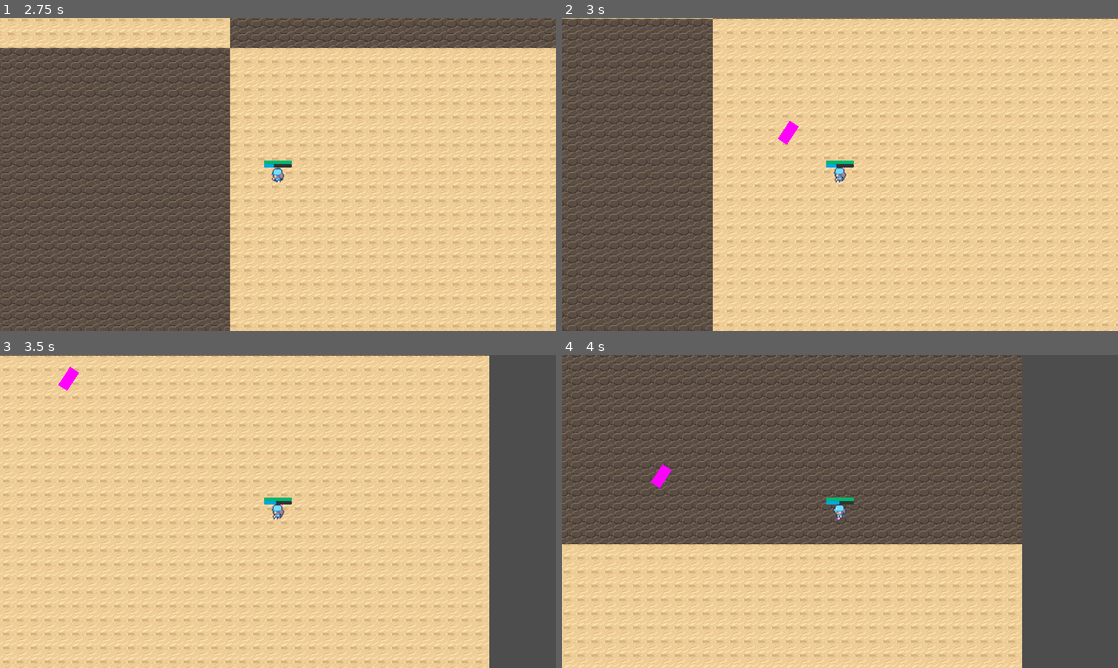
Above: before the commit, frames 1-4 (two rows, left to right).
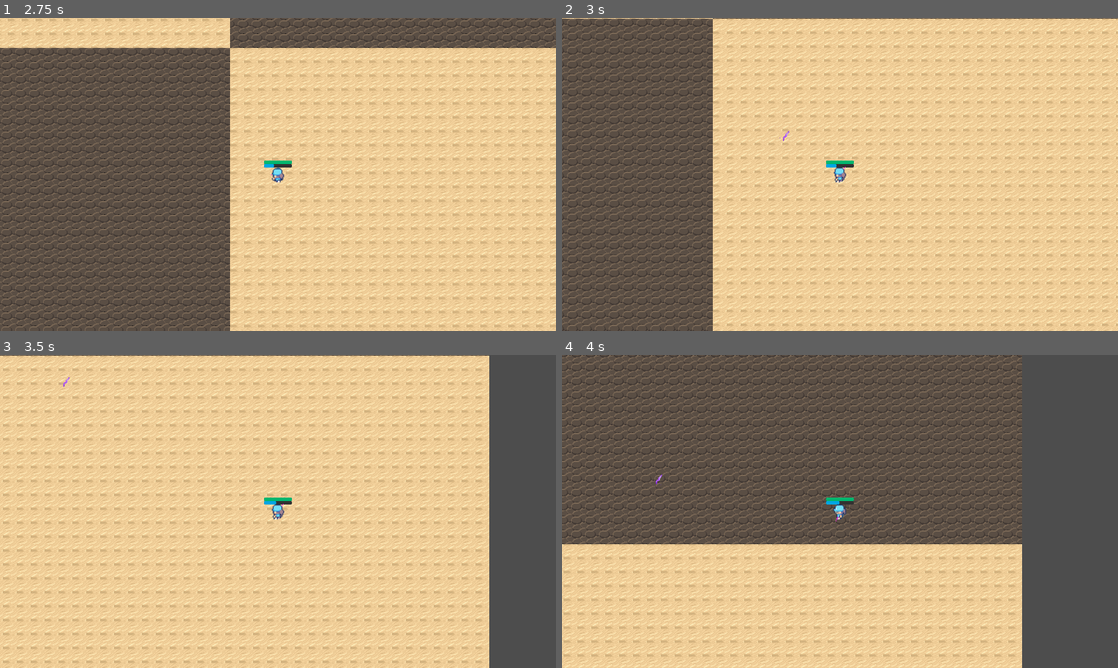
Above: after the commit, the same moments.

Repository: GDTV-Game-Jam-2024/GDTV
Game: Godot game, scene res://Scenes/main_menu.tscn
The game is run twice, just before and just after one commit, with the same random seed, the same clock (stepped at 60 frames per second) and the same inputs. The engine's default icon, where the game draws it, is replaced by a stand-in: a white triangle on a blue panel in a dark square.
Inputs (mouse positions are in pixels of both pictures, inside the frame that each line leads up to):
- Up to frame 1 (2.75 s): click "Play" at 0.5 s; tap Enter at 1.25 s; move the mouse to (400, 158) at 1.27 s; hold Right (ui_right) 1.28-2.03 s; hold Mouse wheel down (scrollDOWN) 1.28-2.03 s; move the mouse to (166, 190) at 2.02 s; hold Down (ui_down) from 2.03 s (still down); tap Mouse wheel up (scrollUP) at 2.1 s
- Up to frame 2 (3 s): move the mouse to (895, 105) at 2.77 s; release Down (ui_down) at 2.78 s; press the mouse at (895, 105) at 2.78 s; hold Right (ui_right) from 2.78 s (still down)
- Up to frame 3 (3.5 s): keep holding Right (ui_right)
- Up to frame 4 (4 s): move the mouse to (812, 574) at 3.52 s; release Right (ui_right) at 3.53 s; release the mouse at (812, 574) at 3.53 s; hold Up (ui_up) from 3.53 s (still down); tap 1 (wand1) at 3.6 s

Frame 1 is identical in both runs. In frame 2, 0.1% of the frame differs, in the area x 38-43%, y 32-41%; in frame 3, 0.1%; in frame 4, 0.1%.

Commit message:
Giant summon, few more weapons added

Diff:
--- /dev/null
+++ b/Scenes/Entities/Giant.tscn
@@ -0,0 +1,27 @@
+[gd_scene load_steps=3 format=3 uid="uid://dfg3k8ngddw5l"]
+
+[ext_resource type="PackedScene" uid="uid://djmvmje8k5mgm" path="res://Scenes/Entities/NPC.tscn" id="1_ryaxm"]
+[ext_resource type="Texture2D" uid="uid://c13kcxnjgqer2" path="res://Sprites/giant.png" id="2_g71sw"]
+
+[node name="NPC" instance=ExtResource("1_ryaxm")]
+statMovementSpeed = 100.0
+meleeAttackDamage = 25
+meleeAttackCooldown = 3.0
+meleeChargeHealthThreshold = 50
+meleeChargeSpeed = 250.0
+State_ATTACK_RANGE = false
+State_ATTACK_RANGE_SMART = false
+
+[node name="Sprite2D" parent="." index="2"]
+visible = true
+scale = Vector2(2, 2)
+texture = ExtResource("2_g71sw")
+
+[node name="CharacterColision" parent="." index="4"]
+scale = Vector2(3, 3)
+
+[node name="CollisionShape2D" parent="MeleeRange" index="0"]
+scale = Vector2(2.5, 2.5)
+
+[node name="RangedRange" parent="." index="7"]
+visible = false
--- a/Scenes/Entities/Goblin.tscn
+++ b/Scenes/Entities/Goblin.tscn
@@ -99,6 +99,55 @@
 "name": &"Walk",
 "speed": 5.0
 }]
+
+[sub_resource type="Animation" id="Animation_dp2g2"]
+resource_name = "Walk_right"
+length = 0.6
+tracks/0/type = "value"
+tracks/0/imported = false
+tracks/0/enabled = true
+tracks/0/path = NodePath("AnimatedSprite2D:animation")
+tracks/0/interp = 1
+tracks/0/loop_wrap = true
+tracks/0/keys = {
+"times": PackedFloat32Array(0),
+"transitions": PackedFloat32Array(1),
+"update": 1,
+"values": [&"Walk"]
+}
+tracks/1/type = "value"
+tracks/1/imported = false
+tracks/1/enabled = true
+tracks/1/path = NodePath("AnimatedSprite2D:frame")
+tracks/1/interp = 1
+tracks/1/loop_wrap = true
+tracks/1/keys = {
+"times": PackedFloat32Array(0, 0.1, 0.2, 0.3, 0.4, 0.5),
+"transitions": PackedFloat32Array(1, 1, 1, 1, 1, 1),
+"update": 1,
+"values": [0, 1, 2, 3, 4, 5]
+}
+
+[sub_resource type="Animation" id="Animation_oo5se"]
+length = 0.001
+tracks/0/type = "value"
+tracks/0/imported = false
+tracks/0/enabled = true
+tracks/0/path = NodePath("AnimatedSprite2D:frame")
+tracks/0/interp = 1
+tracks/0/loop_wrap = true
+tracks/0/keys = {
+"times": PackedFloat32Array(0),
+"transitions": PackedFloat32Array(1),
+"update": 1,
+"values": [0]
+}
+
+[sub_resource type="AnimationLibrary" id="AnimationLibrary_n6oy2"]
+_data = {
+"RESET": SubResource("Animation_oo5se"),
+"Walk_right": SubResource("Animation_dp2g2")
+}
 
 [sub_resource type="SpriteFrames" id="SpriteFrames_k35vg"]
 animations = [{
@@ -243,10 +292,20 @@
 State_ATTACK_MELEE_CHARGE = false
 
 [node name="AnimatedSprite2D" parent="." index="1"]
+visible = true
 sprite_frames = SubResource("SpriteFrames_34m42")
-animation = &"Attack"
+animation = &"Walk"
+
+[node name="AnimationPlayer" parent="." index="3"]
+libraries = {
+"": SubResource("AnimationLibrary_n6oy2")
+}
+
+[node name="RangedRange" parent="." index="7"]
+visible = false
 
 [node name="AnimatedSprite2D2" type="AnimatedSprite2D" parent="." index="10"]
+visible = false
 scale = Vector2(0.5, 0.5)
 sprite_frames = SubResource("SpriteFrames_k35vg")
 animation = &"Walk"
--- a/Scenes/Entities/NPC.tscn
+++ b/Scenes/Entities/NPC.tscn
@@ -6,13 +6,13 @@
 [ext_resource type="Script" path="res://Scripts/AI.gd" id="3_utucg"]
 
 [sub_resource type="CircleShape2D" id="CircleShape2D_yl5l7"]
-radius = 27.0185
+radius = 24.0
 
 [sub_resource type="CircleShape2D" id="CircleShape2D_y0kkt"]
 radius = 700.0
 
 [sub_resource type="CircleShape2D" id="CircleShape2D_qrmbt"]
-radius = 41.4367
+radius = 43.2897
 
 [sub_resource type="CircleShape2D" id="CircleShape2D_rf83c"]
 radius = 424.01
--- /dev/null
+++ b/Scenes/Projectiles/player_basic_wand_projectile.tscn
@@ -0,0 +1,12 @@
+[gd_scene load_steps=3 format=3 uid="uid://c6uesvyoow0ll"]
+
+[ext_resource type="PackedScene" uid="uid://c4gqfcinusn6j" path="res://Scenes/Projectiles/projectile.tscn" id="1_mks33"]
+[ext_resource type="Texture2D" uid="uid://dtt8bueua8h8b" path="res://Sprites/magic_missile.png" id="2_eaiou"]
+
+[node name="Projectile" instance=ExtResource("1_mks33")]
+
+[node name="Sprite2D" parent="." index="0"]
+position = Vector2(-8, 0)
+texture = ExtResource("2_eaiou")
+region_enabled = true
+region_rect = Rect2(128, 0, 32, 32)
--- a/Scenes/Projectiles/projectile.tscn
+++ b/Scenes/Projectiles/projectile.tscn
@@ -6,7 +6,7 @@
 size = Vector2(50, 25)
 
 [sub_resource type="RectangleShape2D" id="RectangleShape2D_yg3sc"]
-size = Vector2(6, 6)
+size = Vector2(10, 8)
 
 [node name="Projectile" type="Node2D"]
 script = ExtResource("1_52qdc")
--- a/Scenes/Weapons/wand_basic.tscn
+++ b/Scenes/Weapons/wand_basic.tscn
@@ -1,9 +1,11 @@
-[gd_scene load_steps=2 format=3 uid="uid://dhqb05n80ug84"]
+[gd_scene load_steps=3 format=3 uid="uid://dhqb05n80ug84"]
 
 [ext_resource type="PackedScene" uid="uid://ohlhdt3pway8" path="res://Scenes/Weapons/weapon.tscn" id="1_0oh2n"]
+[ext_resource type="PackedScene" uid="uid://c6uesvyoow0ll" path="res://Scenes/Projectiles/player_basic_wand_projectile.tscn" id="2_v5sev"]
 
 [node name="WandBasic" instance=ExtResource("1_0oh2n")]
 cooldown = 0.8
 manaCost = 10
 spread = 10
+projectile = ExtResource("2_v5sev")
 team = "Player"
--- a/Scenes/spawn_portal.gd
+++ b/Scenes/spawn_portal.gd
@@ -13,6 +13,7 @@
 
 var goblin : PackedScene = load("res://Scenes/Entities/Goblin.tscn") as PackedScene
 var skeletonArcher : PackedScene = load("res://Scenes/Entities/Skeleton_Archer.tscn") as PackedScene
+var giant : PackedScene = load("res://Scenes/Entities/Giant.tscn") as PackedScene
 
 
 # allows initialization with coordinates
@@ -70,7 +71,7 @@
 			spawnCounter += 2
 			spawn_enemy(skeletonArcher)
 			spawnCounter += 4
-			print("spawning a giant")
+			spawn_enemy(giant)
 			spawnCounter += 10
 
 	# reset spawn_counter
Not shown: 1 places in Scenes/Entities/Goblin.tscn that only renumber resources
Binary file added: Sprites/magic_missile.png
Not shown, added: Sprites/magic_missile.png.import
